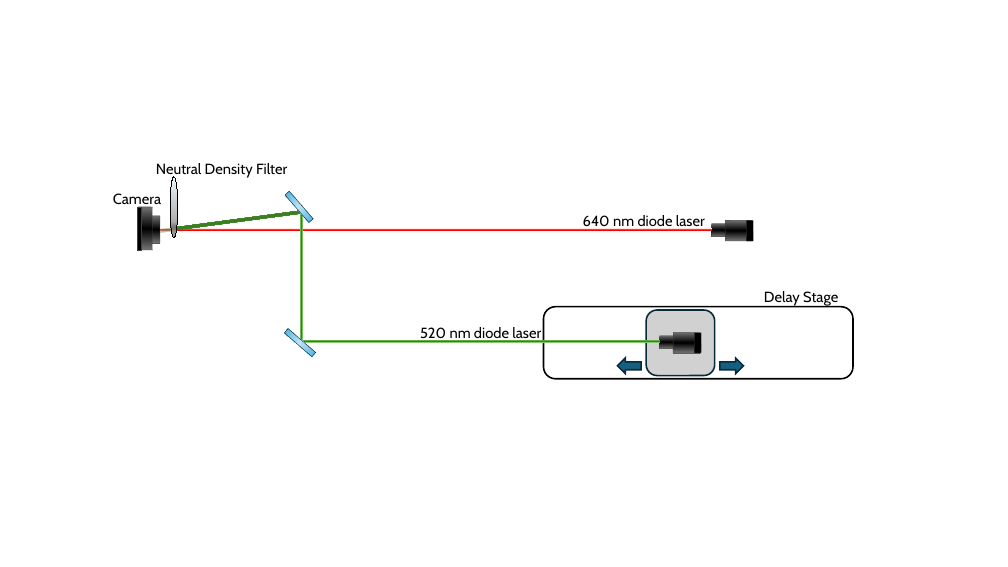
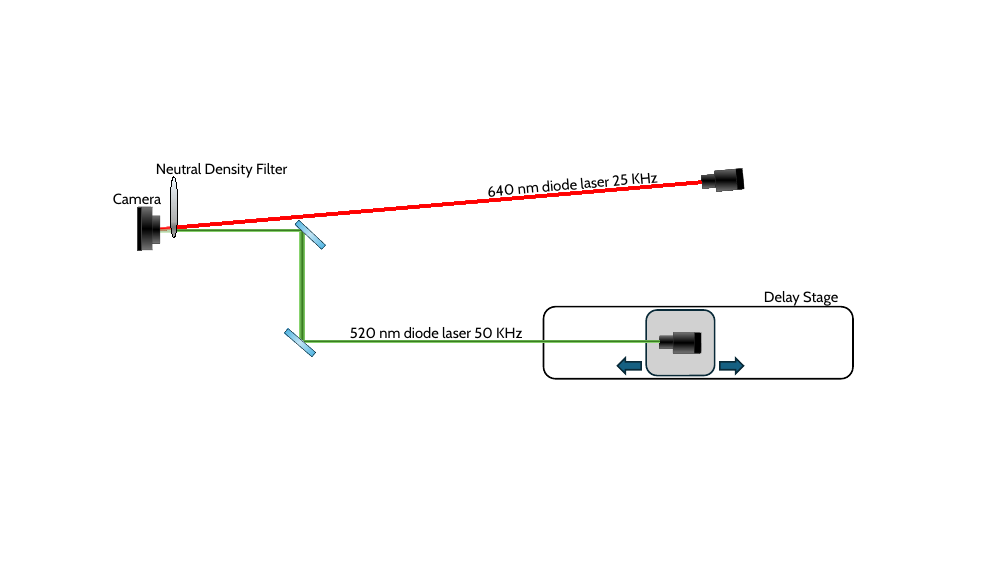
Before and after one commit to JarodTodd/TA-Programming, a slide deck: slide 16 of Signal Graph.pptx. Drawn at 1008x567 pixels with LibreOffice and Linux fonts; fonts in the diff are those of the drawing. Boxes give left, top, right and bottom in pixels: in the first picture for what was removed or moved away, otherwise in the second. Text is boxed around its words. In the diff, an @@ line names an element or a change of style, - is before the commit and + after.

```diff
--- a/Signal Graph.pptx
+++ b/Signal Graph.pptx
@@ text "640 nm diode laser 25 ..." at [488,173,658,200]: rotation 0 to 355 degrees @@
@@ text at [488,173,658,200]: text changed @@
-640 nm diode laser
+640 nm diode laser 25 KHz
@@ rotation 180 to 174 degrees in 3 elements at [702,173,730,188], [714,168,743,191], [736,168,744,189] @@
@@ rectangle at [174,180,709,229]: rotation 90 to 85 degrees @@
@@ rectangle at [159,229,172,232]: rotation 262 to 270 degrees @@
@@ rectangle at [160,227,174,231]: rotation 90 to 85 degrees @@
@@ rectangle at [174,228,301,231]: rotation 262 to 270 degrees @@
@@ rectangle at [295,220,325,249]: rotation 139 to 133 degrees @@
@@ rectangle: place and size @@
-rectangle at [300,211,303,343]
+rectangle at [299,228,306,343]
@@ text at [350,327,522,342]: text changed @@
-520 nm diode laser
+520 nm diode laser 50 KHz
```
Also in this commit, not shown: 1 other slide changed, 6 other files.
